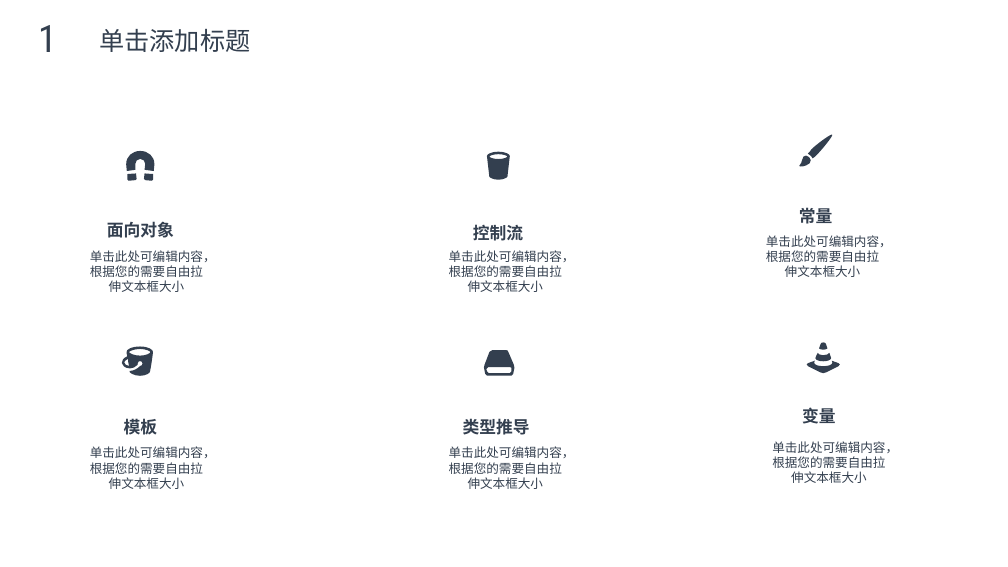
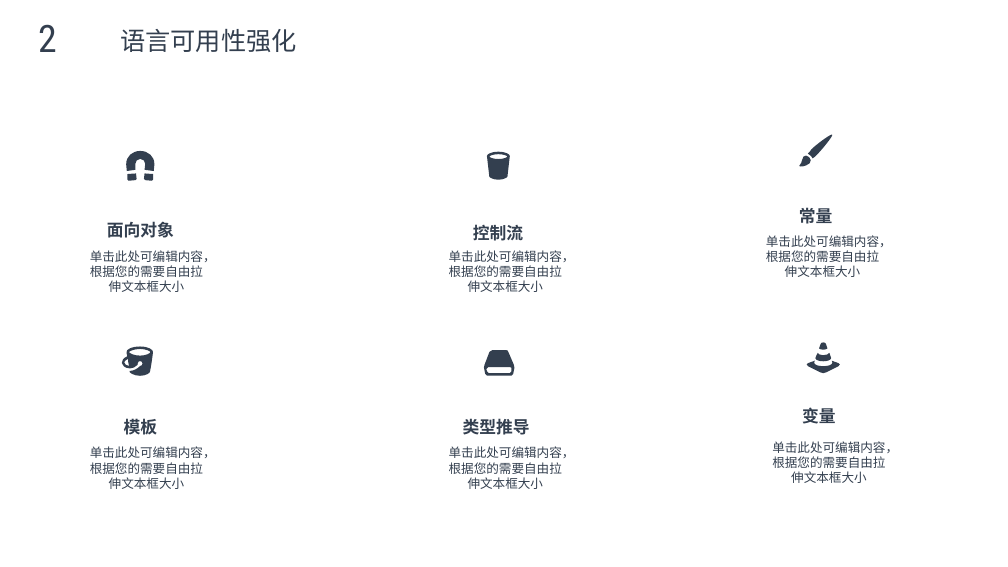
Before and after one commit to max4sharing/modern_cpp, a slide deck: slide 8 of C++11.pptx. Drawn at 1008x567 pixels with LibreOffice and Linux fonts; fonts in the diff are those of the drawing; background and template pictures are left out. Boxes give left, top, right and bottom in pixels: in the first picture for what was removed or moved away, otherwise in the second. Text is boxed around its words. In the diff, an @@ line names an element or a change of style, - is before the commit and + after.

```diff
--- a/C++11.pptx
+++ b/C++11.pptx
@@ text at <box>38,24,57,52</box>: text changed @@
-1
+2
@@ text at <box>120,29,296,52</box>: text changed @@
-单击添加标题
+语言可用性强化
```
Also in this commit, not shown: 2 other slides changed, 7 slides added, 1 slide removed.
